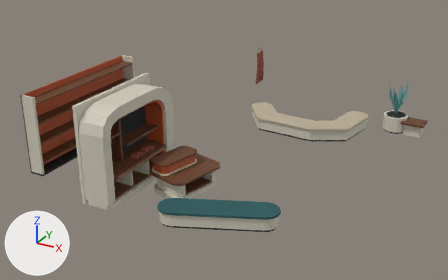
The glTF model external_packages/shopping_promenade_20261009/exports/SHOP_D09_P100_A236__fitout.glb: old version first, new version second.
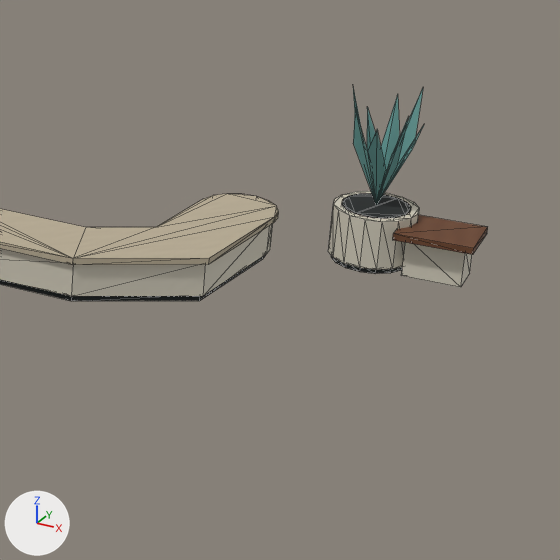
There are two pictures of each version: one whole from a camera (50 mm lens) standing at (8.51, -16.81, 8.87) and looking at (-0.48, -0.46, 0.69), one close up on the part from 65% to 100% of the width and 20% to 77% of the height. Arrows for +X, +Y and +Z are at lower left; the lights stay in place. The last two pictures show the newer version. The close-ups show mesh edges as thin lines. Vertices at exactly the same position are counted once.

Names of what the first close-up shows: 'SHOP_D09_P100_A236__fitout__dark_rubber', 'SHOP_D09_P100_A236__fitout__ivory_enamel', 'SHOP_D09_P100_A236__fitout__oatmeal_weave', 'SHOP_D09_P100_A236__fitout__quiet_teal', 'SHOP_D09_P100_A236__fitout__warm_walnut'.
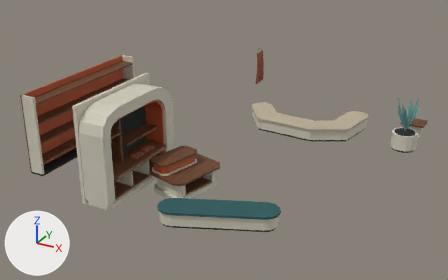
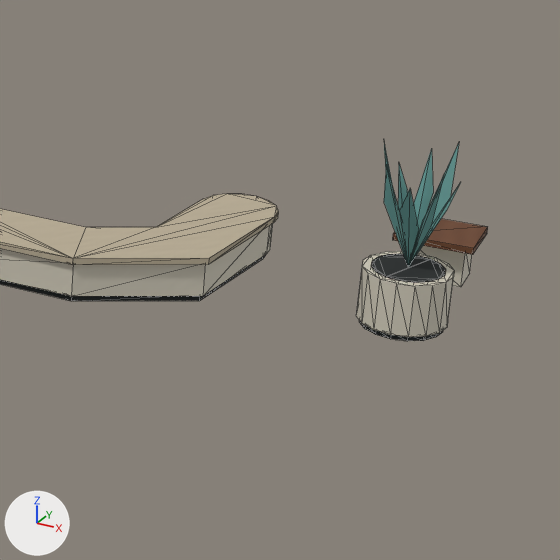
What differs and where, as boxes [x1, y1, x2, y2] in the close-ups (560 x 560 px; the box of a moved part takes in the faces that stretch with it):
```json
{"object": "SHOP_D09_P100_A236__fitout__ivory_enamel", "change": "reshaped", "before": [0, 191, 472, 296], "after": [0, 224, 472, 337]}
{"object": "SHOP_D09_P100_A236__fitout__quiet_teal", "change": "moved", "before": [353, 88, 424, 205], "after": [384, 143, 461, 267]}
{"object": "SHOP_D09_P100_A236__fitout__dark_rubber", "change": "reshaped", "before": [0, 193, 411, 301], "after": [0, 254, 446, 341]}
{"part": 1, "of": "me_shop_d09_p100_a236__fitout__dark_rubber", "change": "moved or reshaped", "before": [331, 256, 402, 274], "after": [359, 321, 443, 341]}
{"part": 2, "of": "me_shop_d09_p100_a236__fitout__dark_rubber", "change": "moved or reshaped", "before": [342, 193, 411, 218], "after": [371, 254, 446, 283]}
{"part": 3, "of": "me_shop_d09_p100_a236__fitout__ivory_enamel", "change": "moved or reshaped", "before": [328, 191, 419, 270], "after": [357, 251, 454, 337]}
```

The change, as JSON lines over the scene's bpy script:
```json
{"block": "me_shop_d09_p100_a236__fitout__dark_rubber", "where": "# used by ob_shop_d09_p100_a236__fitout__dark_rubber; location = (0.0, 0.0, 0.0)"}
{"op": "remove", "block": "me_shop_d09_p100_a236__fitout__dark_rubber", "code": "me_shop_d09_p100_a236__fitout__dark_rubber.from_pydata(...)  # 272 vertices, 488 faces; spans x -5.35..4.2, y -5.0..5.2, z 0.0..2.49"}
{"op": "add", "block": "me_shop_d09_p100_a236__fitout__dark_rubber", "code": "me_shop_d09_p100_a236__fitout__dark_rubber.from_pydata(...)  # 272 vertices, 488 faces; spans x -5.35..4.9, y -5.0..4.62, z 0.0..2.49"}
{"block": "me_shop_d09_p100_a236__fitout__dark_rubber", "change": "me_shop_d09_p100_a236__fitout__dark_rubber part 1: the loose piece of 32 vertices spanning x 3.4..4.2, y 4.4..5.2, z 0.0..0.06 is moved by (0.7, -1.5, 0.0)"}
{"block": "me_shop_d09_p100_a236__fitout__dark_rubber", "change": "me_shop_d09_p100_a236__fitout__dark_rubber part 2: the loose piece of 32 vertices spanning x 3.45..4.15, y 4.45..5.15, z 0.56..0.6 is moved by (0.7, -1.5, 0.0)"}
{"block": "me_shop_d09_p100_a236__fitout__ivory_enamel", "where": "# used by ob_shop_d09_p100_a236__fitout__ivory_enamel; location = (0.0, 0.0, 0.0)"}
{"op": "remove", "block": "me_shop_d09_p100_a236__fitout__ivory_enamel", "code": "me_shop_d09_p100_a236__fitout__ivory_enamel.from_pydata(...)  # 348 vertices, 654 faces; spans x -5.35..4.8, y -5.05..5.24, z 0.0..3.0"}
{"op": "add", "block": "me_shop_d09_p100_a236__fitout__ivory_enamel", "code": "me_shop_d09_p100_a236__fitout__ivory_enamel.from_pydata(...)  # 348 vertices, 654 faces; spans x -5.35..4.93, y -5.05..4.9, z 0.0..3.0"}
{"block": "me_shop_d09_p100_a236__fitout__ivory_enamel", "change": "me_shop_d09_p100_a236__fitout__ivory_enamel part 3: the loose piece of 32 vertices spanning x 3.37..4.24, y 4.36..5.24, z 0.06..0.59 is moved by (0.7, -1.5, 0.0)"}
{"block": "me_shop_d09_p100_a236__fitout__quiet_teal", "where": "# used by ob_shop_d09_p100_a236__fitout__quiet_teal; location = (0.0, 0.0, 0.0)"}
{"op": "remove", "block": "me_shop_d09_p100_a236__fitout__quiet_teal", "code": "me_shop_d09_p100_a236__fitout__quiet_teal.from_pydata(...)  # 25 vertices, 16 faces; spans x 3.42..4.18, y 4.42..5.18, z 0.6..1.85"}
{"op": "add", "block": "me_shop_d09_p100_a236__fitout__quiet_teal", "code": "me_shop_d09_p100_a236__fitout__quiet_teal.from_pydata(...)  # 25 vertices, 16 faces; spans x 4.12..4.88, y 2.92..3.68, z 0.6..1.85"}
{"block": "me_shop_d09_p100_a236__fitout__quiet_teal", "change": "me_shop_d09_p100_a236__fitout__quiet_teal part 4: the whole mesh is moved by (0.7, -1.5, 0.0)"}
```
